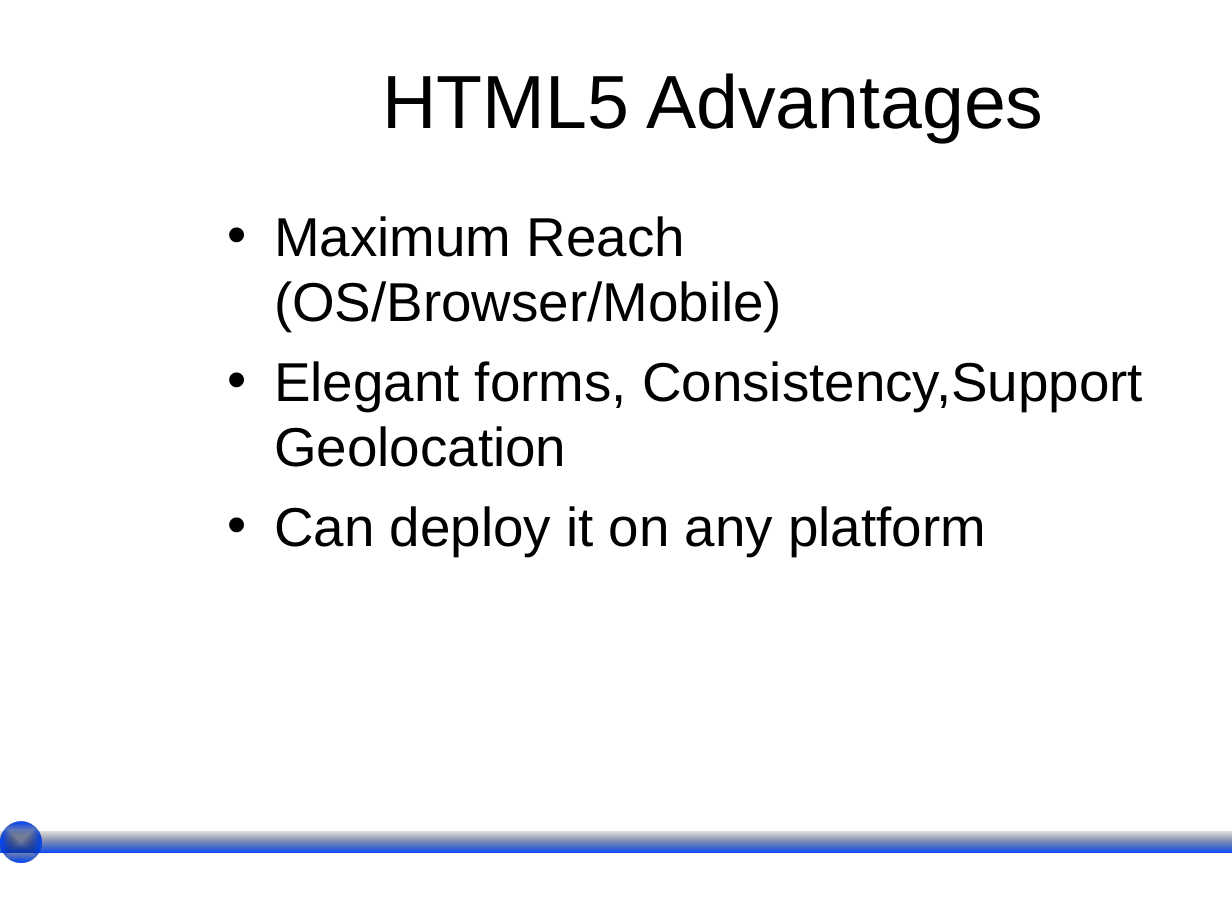
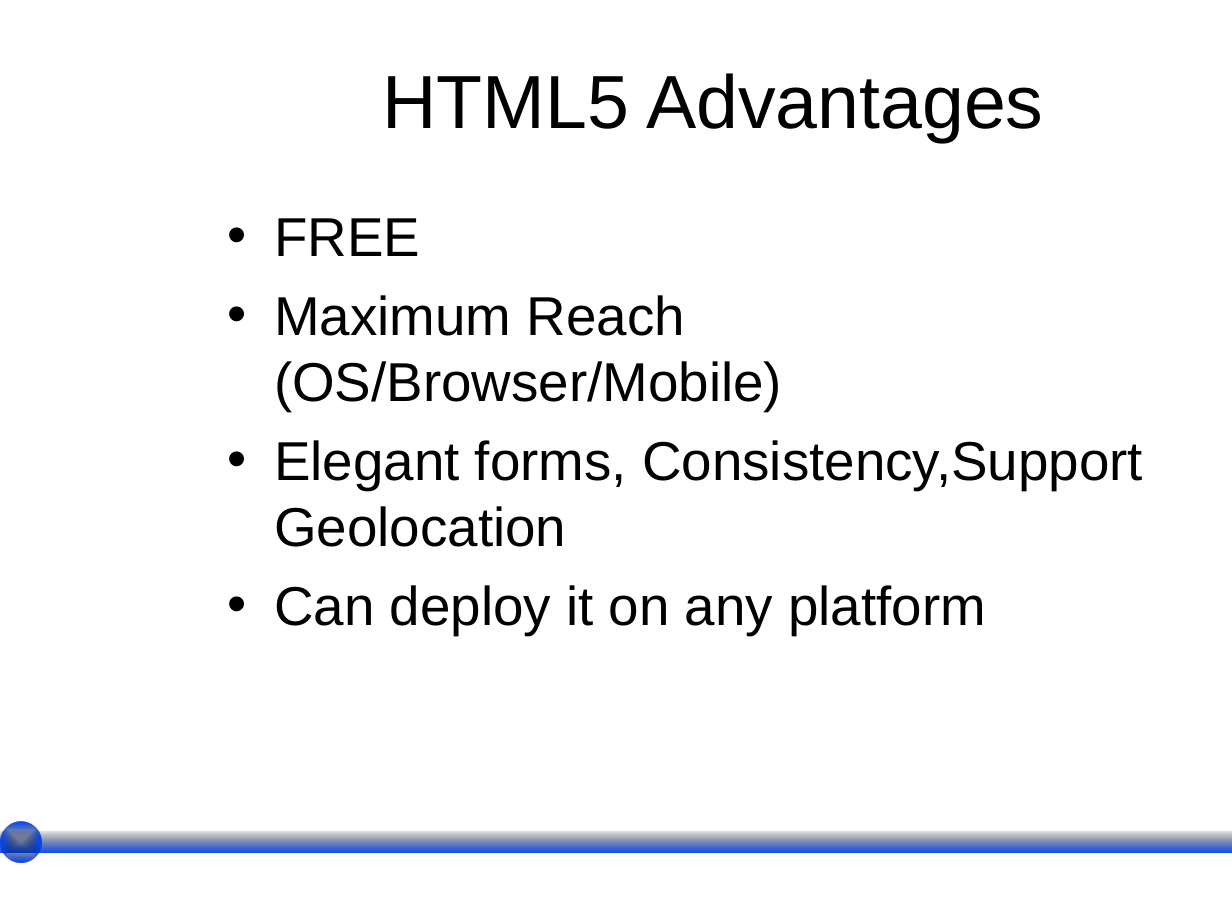
Before and after one commit to lswroc01/Ignite-Lightning-Talk, a slide deck: slide 8 of LightningTalk_LThomas.ppt. Drawn at 1232x924 pixels with LibreOffice and Linux fonts; fonts in the diff are those of the drawing; background and template pictures are left out. Boxes give left, top, right and bottom in pixels: in the first picture for what was removed or moved away, otherwise in the second. Text is boxed around its words. In the diff, an @@ line names an element or a change of style, - is before the commit and + after.

```diff
--- a/LightningTalk_LThomas.ppt
+++ b/LightningTalk_LThomas.ppt
@@ text at box(274, 218, 420, 256): paragraph added @@
+• FREE
```
Also in this commit, not shown: 2 other slides changed.
